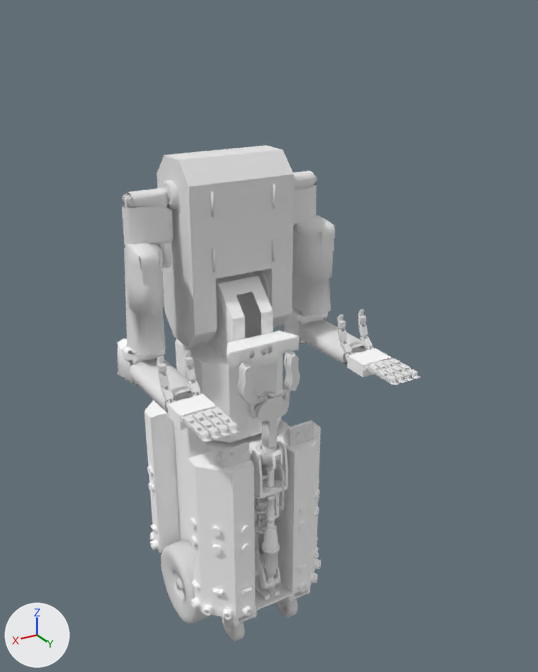
The Blender file vl.vlabs.com.ua/models/valter/valter-sim.blend as it was, and as the next commit left it.
The view is the same before and after, from a 50 mm camera at (0.978, 1.869, 1.907) aimed at (-0.085, 0.098, 1.022). Lighting does not change. The marker at lower left points along +X, +Y and +Z.

Names of what the first picture shows: 'armL', 'armR', 'baseFrame', 'bodyFrame', 'forearmFrameL', 'forearmFrameR', 'manGripperFrame', 'manipulatorLink2', 'rightWheel', 'shoulderFrameL', 'shoulderFrameR', 'torsoFrame'.
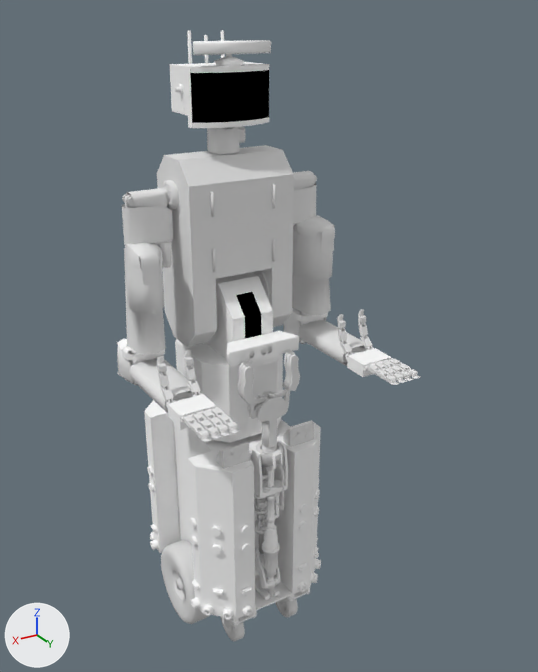
What differs and where, as boxes [x1, y1, x2, y2] in the pictures (538 x 672 px):
'headGlass', added (black)
    after: [190, 70, 269, 128]
'headFrame', added
    after: [170, 30, 269, 128]
'kinectHead', added
    after: [193, 40, 271, 66]
'headYawLink', added
    after: [207, 126, 245, 154]
'bodyFrameGlass', added (black)
    after: [236, 292, 261, 339]

The change, as a list of edits to the scene's bpy script:
```text
Add me_bodyframeglassgeometry:
    me_bodyframeglassgeometry.from_pydata([(-0.04, -0.0562, 0.0562), (0.04, -0.0562, 0.0562), (-0.04, 0.0, -0.0809), (0.04, 0.0, -0.0809), (-0.04, -0.0026, 0.0026), (-0.04, 0.0, -0.0036), (0.04, 0.0, -0.0036), (0.04, -0.0026, 0.0026)], [], [(5, 6, 3, 2), (6, 5, 4, 7), (0, 1, 7, 4)])
    me_bodyframeglassgeometry.polygons.foreach_set('use_smooth', [True] * 3)
    me_bodyframeglassgeometry.materials.append(mat_glassmaterial)  # black #000000
Add ob_bodyframeglass:
    ob_bodyframeglass = bpy.data.objects.new('bodyFrameGlass', me_bodyframeglassgeometry)
    ob_bodyframeglass.parent = ob_bodyframe
    ob_bodyframeglass.location = (0.0, 0.151, 1.125)
Add ob_headglass:
    ob_headglass = bpy.data.objects.new('headGlass', me_headglassgeometry)  # 14 vertices, 12 faces; spans x -0.117..0.117, y -0.015..0.02, z -0.075..0.075; in mat_glassmaterial (black #000000)
    ob_headglass.parent = ob_headframe
    ob_headglass.location = (-0.0000157, 0.0662, 1.712)
    ob_headglass.rotation_euler = (0.0, 0.0, -3.142)  # degrees (0, 0, -180)
Add ob_headframe:
    ob_headframe = bpy.data.objects.new('headFrame', me_headframegeometry)  # 486 vertices, 342 faces; spans x -0.132..0.132, y -0.082..0.104, z -0.03..0.203; in mat_headframematerial (its picture is missing)
    ob_headframe.parent = ob_headtiltlink
    ob_headframe.location = (-0.0000157, 0.0, 1.667)
    ob_headframe.rotation_euler = (0.0, 0.0, -3.142)  # degrees (0, 0, -180)
Add ob_headtiltlink:
    ob_headtiltlink = bpy.data.objects.new('headTiltLink', me_headtiltlinkgeometry)  # 42 vertices, 22 faces; spans x -0.0085..0.0085, y -0.0171..0.0171, z 0.0..0.1175; in mat_headyawlinkmaterial (its picture is missing)
    ob_headtiltlink.parent = ob_headyawlink
    ob_headtiltlink.location = (-0.0000314, 0.0, 1.582)
    ob_headtiltlink.rotation_euler = (0.0, 0.0, 3.142)  # degrees (0, 0, 180)
Add ob_headyawlink:
    ob_headyawlink = bpy.data.objects.new('headYawLink', me_headyawlinkgeometry)  # 112 vertices, 99 faces; spans x -0.0439..0.0798, y -0.0433..0.0577, z 0.0..0.0988; in mat_headyawlinkmaterial (its picture is missing)
    ob_headyawlink.parent = ob_torsoframe
    ob_headyawlink.location = (-0.0000157, 0.0, 1.559)
    ob_headyawlink.rotation_euler = (0.0, 0.0, 3.142)  # degrees (0, 0, 180)
Add ob_kinecthead:
    ob_kinecthead = bpy.data.objects.new('kinectHead', me_kinectheadgeometry)  # 108 vertices, 71 faces; spans x -0.113..0.113, y -0.03..0.03, z -0.066..-0.006; in mat_kinectheadmaterial (its picture is missing)
    ob_kinecthead.parent = ob_headframe
    ob_kinecthead.location = (0.0026, 0.0417, 1.854)
```
